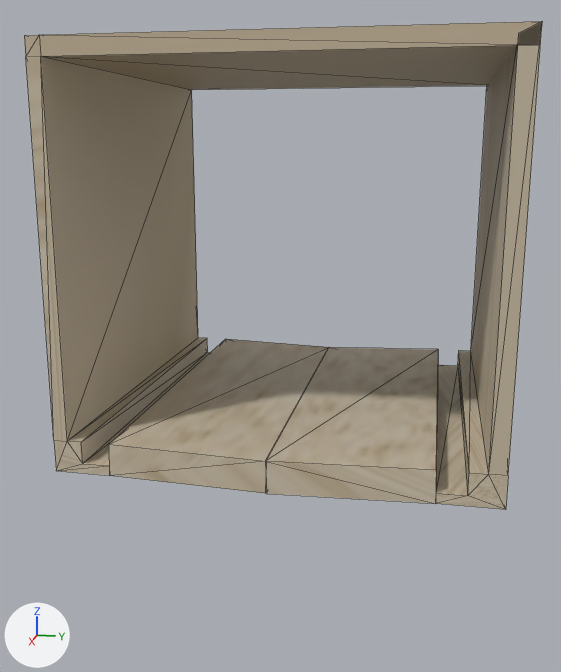
Two versions of the glTF model 箱庭/Asset/Models/Terrains/Gimmick/PitFall/PitFall.gltf, one commit apart.
Camera for both pictures: a camera (50 mm lens) standing at (16.29, 2.67, 5.29) and looking at (0.27, -0.53, 1.29). The axes (+X, +Y, +Z) are drawn at lower left. The lights are the same throughout. Mesh edges are drawn as thin lines. Where no turn or scale is listed for an object, it has been applied to the vertices. Vertices at the same position are counted once.
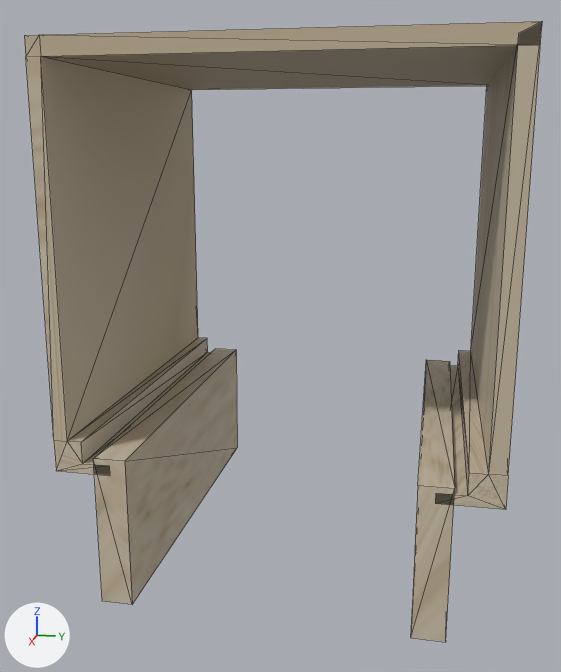
Where the newer file only moved an object's origin or applied its transform, the numbers keep the older frame.

Pixel boxes (x1, y1, x2, y2) of what changed, in the pictures (561 x 672 px):
'Cube.003', reshaped (34% narrower, 66% taller): before (109, 339, 329, 493); after (93, 349, 237, 605)
'Cube.002', reshaped (74% narrower, 79% taller): before (265, 347, 438, 504); after (411, 360, 455, 642)

Diff of the bpy script that builds the scene:
```diff
--- a/箱庭/Asset/Models/Terrains/Gimmick/PitFall/PitFall.gltf.py
+++ b/箱庭/Asset/Models/Terrains/Gimmick/PitFall/PitFall.gltf.py
@@ me_cube_001 @@
 # used by ob_cube_002; location = (0.0, 2.86, -0.24)
-me_cube_001.from_pydata(...)  # 8 vertices, 10 faces; spans x -4.0..4.0, y -2.91..0.01, z -0.39..0.3
+me_cube_001.from_pydata(...)  # 8 vertices, 12 faces; spans x -4.0..4.0, y -0.3..0.3, z -2.9..0.0
+# me_cube_001 part 1: the whole mesh is rebuilt
 me_cube_001.materials.append(mat_material_002)
@@ me_cube_003 @@
 # used by ob_cube_003; location = (0.0, -2.95, -0.24)
-me_cube_003.from_pydata(...)  # 8 vertices, 10 faces; spans x -4.0..4.0, y -0.01..2.91, z -0.39..0.3
+me_cube_003.from_pydata(...)  # 8 vertices, 12 faces; spans x -4.0..4.0, y -0.3..0.3, z -2.9..0.0
+# me_cube_003 part 2: the whole mesh is rebuilt
 me_cube_003.materials.append(mat_material_002)
```
